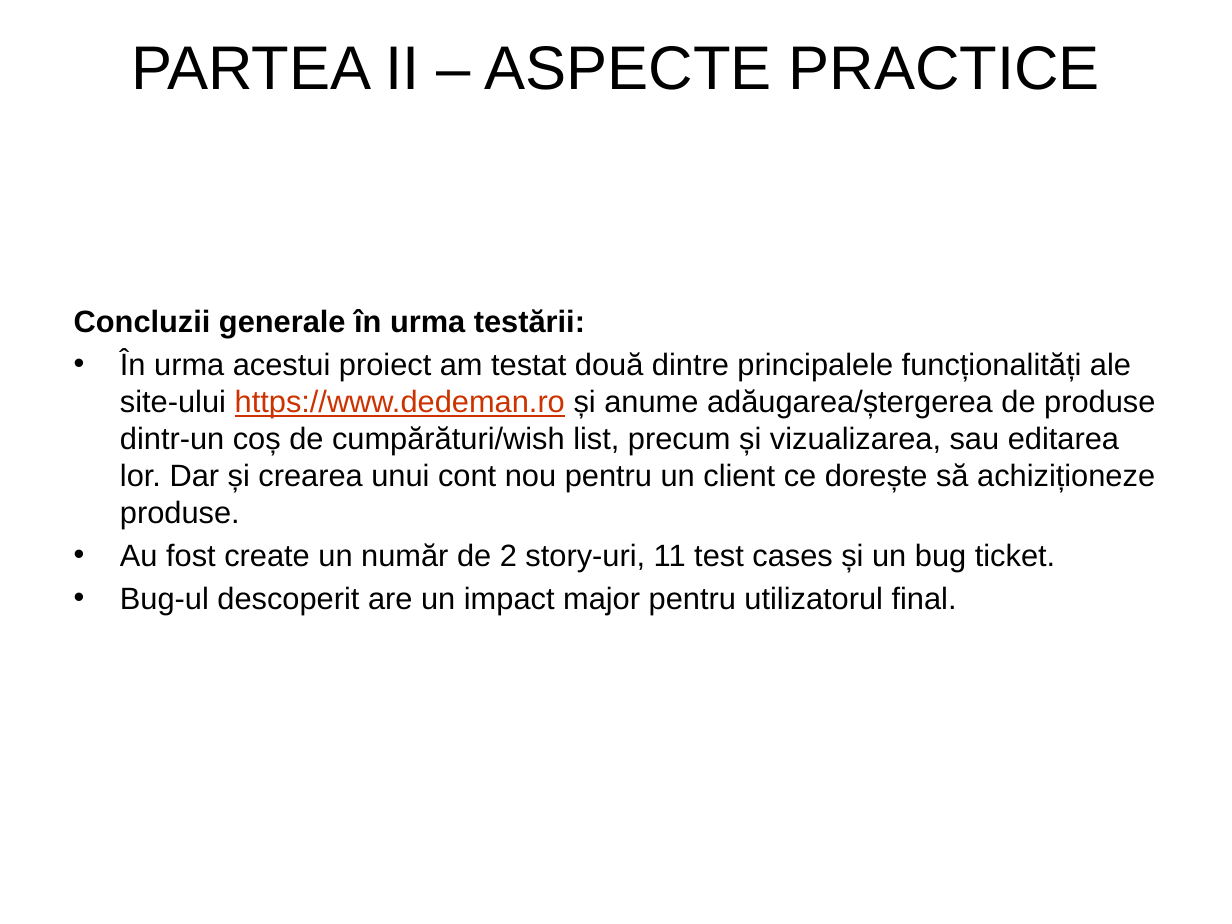
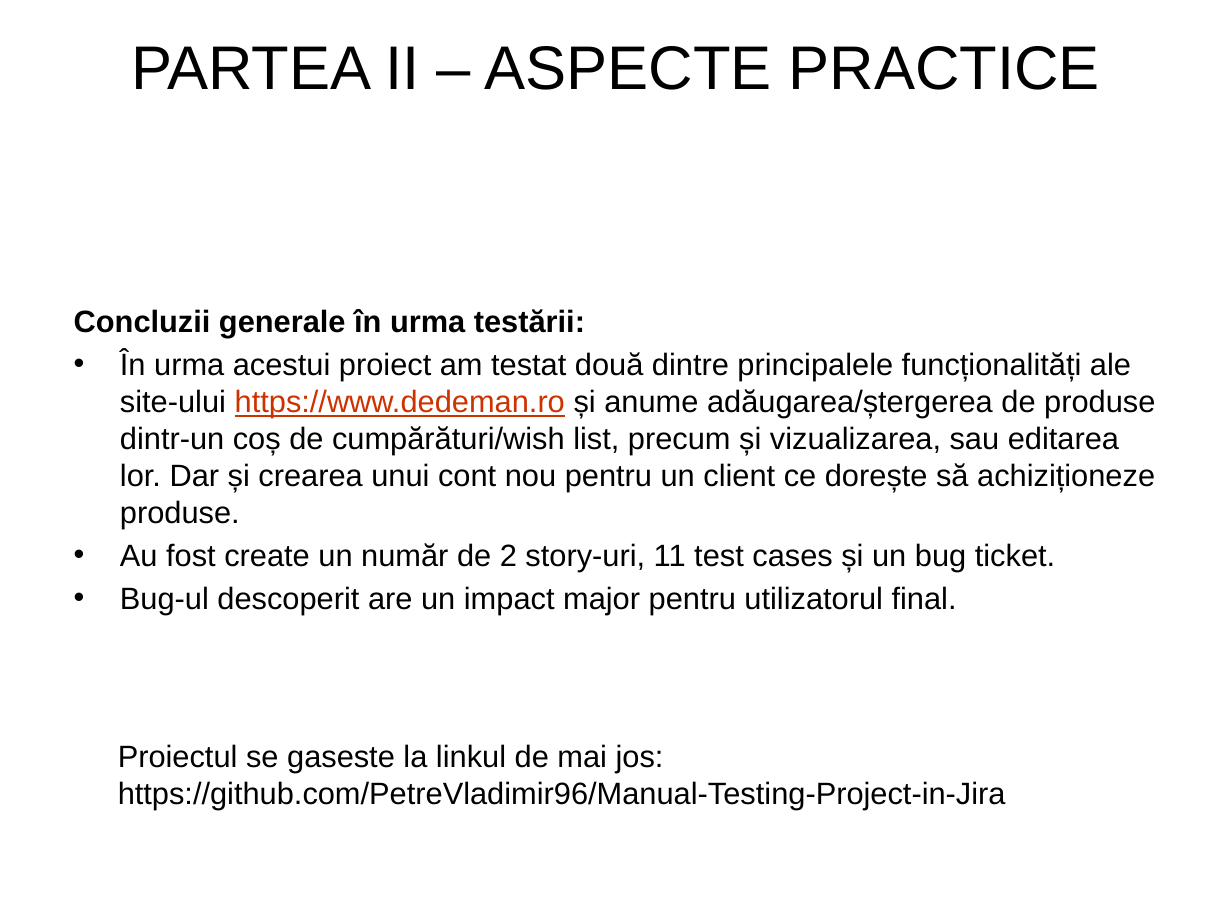
Before and after one commit to PetreVladimir96/Manual-Testing-Project-in-Jira, a slide deck: slide 18 of proiect final - Petre Vladimir.pptx. Drawn at 1232x924 pixels with LibreOffice and Linux fonts; fonts in the diff are those of the drawing; background and template pictures are left out. Boxes give left, top, right and bottom in pixels: in the first picture for what was removed or moved away, otherwise in the second. Text is boxed around its words. In the diff, an @@ line names an element or a change of style, - is before the commit and + after.

```diff
--- a/proiect final - Petre Vladimir.pptx
+++ b/proiect final - Petre Vladimir.pptx
@@ text added at bbox=[118, 744, 1006, 809], 18 pt, text #000000 @@
+Proiectul se gaseste la linkul de mai jos:
+https://github.com/PetreVladimir96/Manual-Testing-Project-in-Jira
```
Also in this commit, not shown: 1 other slide changed.
